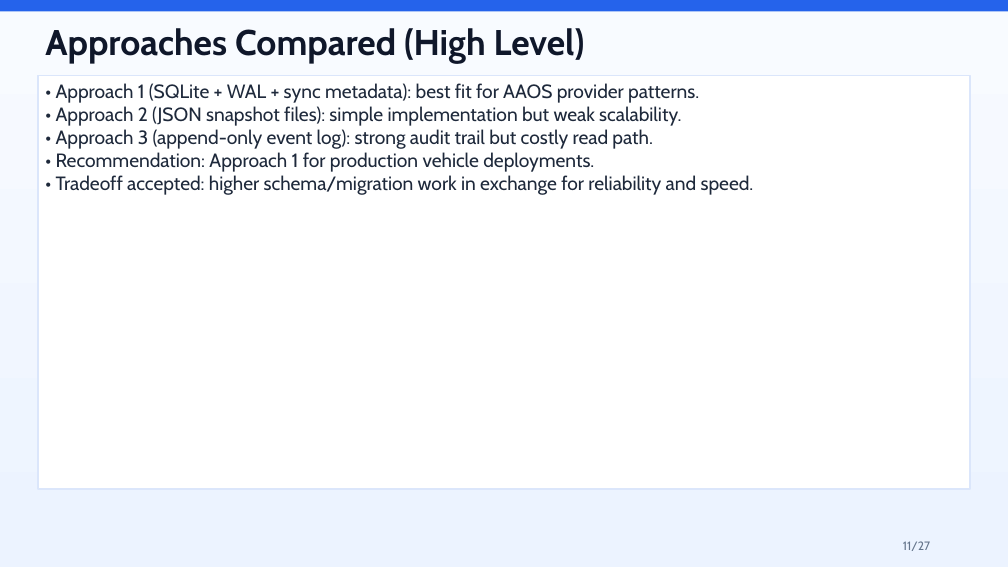
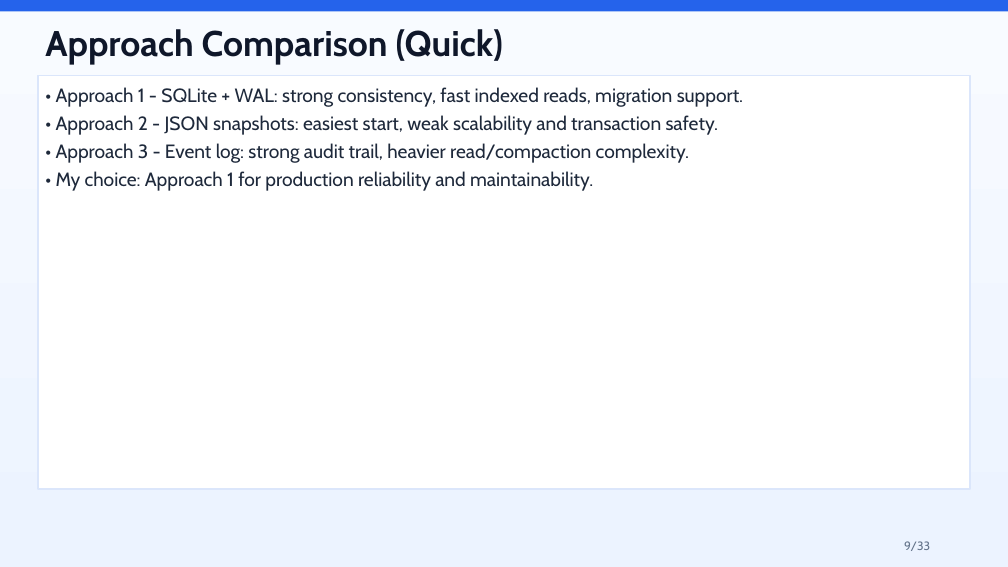
Before and after one commit to partharock/zweithreads-case-study, a slide deck: slide 9 of docs/AAOS_Persistent_Contacts_Case_Study_Presentation.pptx (slide 11 before the commit). Drawn at 1008x567 pixels with LibreOffice and Linux fonts; fonts in the diff are those of the drawing. Boxes give left, top, right and bottom in pixels: in the first picture for what was removed or moved away, otherwise in the second. Text is boxed around its words. In the diff, an @@ line names an element or a change of style, - is before the commit and + after.

Commit message:
Update `generate_case_study_ppt.py` to support advanced slide elements and split output into main and appendix decks.
Key changes:
- Added `TableData` and `IndexEntry` dataclasses to support structured tables and interactive index cards with hyperlinks.
- Implemented `table_xml` and `index_card_shape_xml` to generate complex OpenXML shapes.
- Enhanced `paragraph_xml` and `run_xml` with support for custom line spacing, spacing before/after, and hyperlinking.
- Updated `slide_xml` to handle new layouts including tables, index cards, and improved code block styling.
- Refactored slide generation into `build_main_slides` and `build_appendix_slides`, producing two distinct PPTX files.
- Added comprehensive case study content covering executive summaries, data lifecycles, security threat models, and operational runbooks.

```diff
--- a/docs/AAOS_Persistent_Contacts_Case_Study_Presentation.pptx
+++ b/docs/AAOS_Persistent_Contacts_Case_Study_Presentation.pptx
@@ text at bbox=[45, 29, 503, 64]: text changed @@
-Approaches Compared (High Level)
+Approach Comparison (Quick)
@@ text in rectangle at bbox=[56, 87, 743, 191]: text changed @@
-• Approach 1 (SQLite + WAL + sync metadata): best fit for AAOS provider patterns.
-• Approach 2 (JSON snapshot files): simple implementation but weak scalability.
-• Approach 3 (append-only event log): strong audit trail but costly read path.
-• Recommendation: Approach 1 for production vehicle deployments.
-• Tradeoff accepted: higher schema/migration work in exchange for reliability and speed.
+• Approach 1 - SQLite + WAL: strong consistency, fast indexed reads, migration support.
+• Approach 2 - JSON snapshots: easiest start, weak scalability and transaction safety.
+• Approach 3 - Event log: strong audit trail, heavier read/compaction complexity.
+• My choice: Approach 1 for production reliability and maintainability.
@@ text at bbox=[904, 541, 930, 551]: text changed @@
-11/27
+9/33
```
Also in this commit, not shown: 6 other slides changed, 26 slides added, 20 slides removed, 2 other files.
